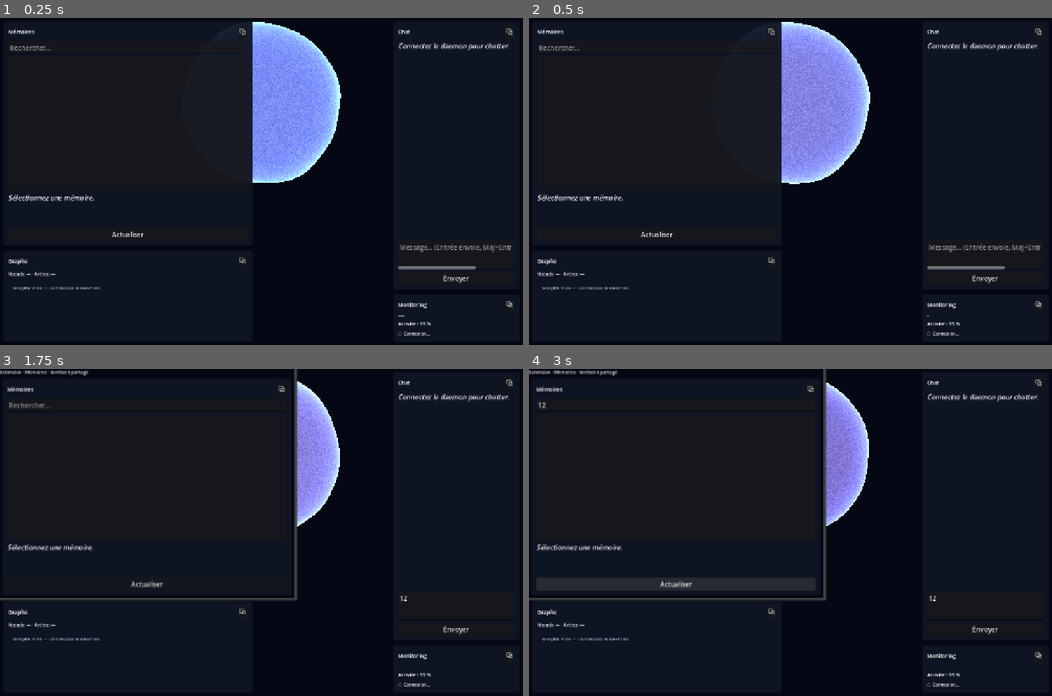
Above: before the commit, frames 1-4 (two rows, left to right).
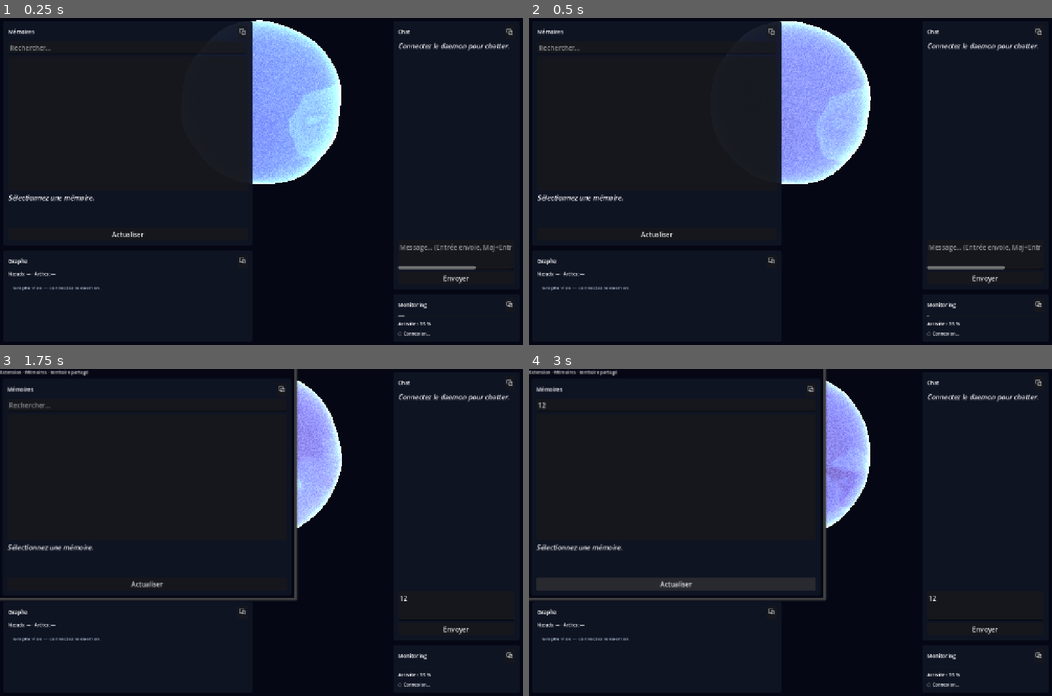
Above: after the commit, the same moments.

Repository: SovenLabs/orchestrateur
Game: Godot game, scene res://scenes/MainTerritory.tscn
Same seed, same stepped clock (60 frames per second), same inputs: the game is played once before the commit and once after it.
Inputs (mouse positions are in pixels of both pictures, inside the frame that each line leads up to):
- Up to frame 1 (0.25 s): no input
- Up to frame 2 (0.5 s): no input
- Up to frame 3 (1.75 s): click (125, 398) at 0.52 s; type "12" at 0.6 s; click (455, 604) at 0.75 s; type "12" at 0.83 s; click "⧉" at 1.25 s
- Up to frame 4 (3 s): click (675, 404) at 2.02 s; type "12" at 2.1 s; click "Actualiser" at 2.75 s

The runs differ from the first frame. In frame 1, 3.9% of the frame differs, in the area x 48-66%, y 0-51%; in frame 2, 4.3%, in the area x 48-66%, y 1-51%; in frame 3, 1.3%; in frame 4, 1.5%.
Error after the commit: Parse Error: Only identifier, attribute access, and subscription access can be used as assignment target. (res://scripts/brain_visual_fx.gd:51)

Commit message:
feat(godot): Plexus shader, particules pro et post-processing glow
- Shader organique type Plexus (fbm + filaments proceduraux)
- Particules additives avec attractor assimilation (Godotneers-style)
- Post FX HDR reactif via brain_visual_fx.gd (glow/bloom)

Diff:
--- a/territoire-graphique/godot-project/scenes/BrainSphere.tscn
+++ b/territoire-graphique/godot-project/scenes/BrainSphere.tscn
@@ -12,6 +12,7 @@
 shader_parameter/swirl = 0.0
 shader_parameter/living = 1.0
 shader_parameter/refraction_strength = 0.04
+shader_parameter/plexus_strength = 0.85
 
 [sub_resource type="SphereMesh" id="SphereMesh_brain"]
 radius = 1.0
@@ -31,6 +32,8 @@
 initial_velocity_min = 0.15
 initial_velocity_max = 0.6
 gravity = Vector3(0, 0, 0)
+orbit_velocity_min = 0.08
+orbit_velocity_max = 0.25
 scale_min = 0.015
 scale_max = 0.05
 
@@ -44,6 +47,7 @@
 radial_accel_min = -4.0
 radial_accel_max = -2.5
 gravity = Vector3(0, 0, 0)
+attractor_interaction_enabled = true
 scale_min = 0.02
 scale_max = 0.055
 
@@ -64,6 +68,12 @@
 [node name="Mesh" type="MeshInstance3D" parent="."]
 mesh = SubResource("SphereMesh_brain")
 material_override = SubResource("ShaderMaterial_brain")
+
+[node name="AssimAttractor" type="GPUParticlesAttractor3D" parent="."]
+transform = Transform3D(1, 0, 0, 0, 1, 0, 0, 0, 1, 0, 0, 0)
+strength = 0.0
+attenuation = 1.2
+radius = 2.2
 
 [node name="ParticlesIdle" type="GPUParticles3D" parent="."]
 amount = 60
--- a/territoire-graphique/godot-project/scenes/MainTerritory.tscn
+++ b/territoire-graphique/godot-project/scenes/MainTerritory.tscn
@@ -1,6 +1,7 @@
-[gd_scene load_steps=10 format=3 uid="uid://main_territory_p17"]
+[gd_scene load_steps=11 format=3 uid="uid://main_territory_p17"]
 
 [ext_resource type="Script" path="res://scripts/main.gd" id="1_main"]
+[ext_resource type="Script" path="res://scripts/brain_visual_fx.gd" id="10_postfx"]
 [ext_resource type="Script" path="res://scripts/daemon_client.gd" id="9_daemon"]
 [ext_resource type="Script" path="res://scripts/territory_manager.gd" id="2_manager"]
 [ext_resource type="Script" path="res://scripts/dock_layout.gd" id="3_layout"]
@@ -29,6 +30,7 @@
 right_v = NodePath("../UI/DockRoot/HSplit/RightSplit")
 
 [node name="WorldEnvironment" type="WorldEnvironment" parent="."]
+script = ExtResource("10_postfx")
 
 [node name="DirectionalLight3D" type="DirectionalLight3D" parent="."]
 transform = Transform3D(0.866, -0.354, 0.354, 0, 0.707, 0.707, -0.5, -0.612, 0.612, 2, 4, 2)
--- a/territoire-graphique/godot-project/scripts/brain_sphere.gd
+++ b/territoire-graphique/godot-project/scripts/brain_sphere.gd
@@ -1,6 +1,6 @@
 extends Node3D
 class_name BrainSphere
-## Boule de Pixels Vivante — réactivité temps réel Phase 20.
+## Boule de Pixels Vivante — Plexus + particules pro + post FX.
 
 enum ParticleMode { IDLE, ASSIMILATION, TOOL_CALL }
 
@@ -14,10 +14,13 @@
 const MAX_TOOL_PARTICLES := 80
 const MAX_TOTAL_PARTICLES := 300
 
+const PARTICLE_SHADER := preload("res://shaders/brain_particle.gdshader")
+
 @onready var _mesh: MeshInstance3D = $Mesh
 @onready var _particles_idle: GPUParticles3D = $ParticlesIdle
 @onready var _particles_assim: GPUParticles3D = $ParticlesAssimilation
 @onready var _particles_tool: GPUParticles3D = $ParticlesTool
+@onready var _attractor: GPUParticlesAttractor3D = $AssimAttractor
 
 var activity_intensity := 0.35
 var _target_intensity := 0.35
@@ -36,16 +39,60 @@
 var _living := 1.0
 var _target_living := 1.0
 var _material: ShaderMaterial
+var _post_fx: Node = null
+
+var _idle_process: ParticleProcessMaterial
+var _assim_process: ParticleProcessMaterial
+var _tool_process: ParticleProcessMaterial
+var _idle_draw: ShaderMaterial
+var _assim_draw: ShaderMaterial
+var _tool_draw: ShaderMaterial
 
 
 func _ready() -> void:
 	_material = _mesh.material_override as ShaderMaterial
+	_duplicate_particle_materials()
+	_setup_particle_draw_materials()
+	_post_fx = get_tree().get_first_node_in_group("territory_environment")
 	_apply_shader_state()
 	var mapper := get_node_or_null("/root/VisualEventMapper")
 	if mapper:
 		mapper.visual_effect_triggered.connect(_on_visual_effect_signal)
 		mapper.effect_ready.connect(apply_visual_effect)
 		mapper.activity_level_changed.connect(_on_mapper_activity)
+
+
+func _duplicate_particle_materials() -> void:
+	if _particles_idle and _particles_idle.process_material:
+		_idle_process = _particles_idle.process_material.duplicate() as ParticleProcessMaterial
+		_particles_idle.process_material = _idle_process
+	if _particles_assim and _particles_assim.process_material:
+		_assim_process = _particles_assim.process_material.duplicate() as ParticleProcessMaterial
+		_assim_process.attractor_interaction_enabled = true
+		_particles_assim.process_material = _assim_process
+	if _particles_tool and _particles_tool.process_material:
+		_tool_process = _particles_tool.process_material.duplicate() as ParticleProcessMaterial
+		_particles_tool.process_material = _tool_process
+
+
+func _setup_particle_draw_materials() -> void:
+	_idle_draw = _make_particle_material(Color(0.3, 0.68, 1.0, 0.75))
+	_assim_draw = _make_particle_material(Color(0.45, 0.88, 1.0, 0.9))
+	_tool_draw = _make_particle_material(Color(0.95, 0.55, 0.25, 0.95))
+	if _particles_idle:
+		_particles_idle.material_override = _idle_draw
+	if _particles_assim:
+		_particles_assim.material_override = _assim_draw
+	if _particles_tool:
+		_particles_tool.material_override = _tool_draw
+
+
+func _make_particle_material(color: Color) -> ShaderMaterial:
+	var mat := ShaderMaterial.new()
+	mat.shader = PARTICLE_SHADER
+	mat.set_shader_parameter("particle_color", color)
+	mat.set_shader_parameter("softness", 0.55)
+	return mat
 
 
 func _process(delta: float) -> void:
@@ -93,6 +140,7 @@
 		_mesh.position = Vector3.ZERO
 
 	_apply_shader_state()
+	_update_post_fx()
 	_update_particles()
 
 
@@ -186,6 +234,13 @@
 	_material.set_shader_parameter("swirl", swirl_val)
 	var refract := 0.02 if _degraded else 0.04 + _display_intensity * 0.03
 	_material.set_shader_parameter("refraction_strength", refract)
+	var plexus := 0.35 if _degraded else 0.65 + _display_intensity * 0.85 + swirl_val * 0.35
+	_material.set_shader_parameter("plexus_strength", plexus)
+
+
+func _update_post_fx() -> void:
+	if _post_fx and _post_fx.has_method("set_activity"):
+		_post_fx.set_activity(_display_intensity, _stress)
 
 
 func _update_particles() -> void:
@@ -195,6 +250,19 @@
 	_update_idle_particles(t, budget)
 	_update_assimilation_particles(t, budget)
 	_update_tool_particles(t, budget)
+	_update_particle_colors(t)
+
+
+func _update_particle_colors(t: float) -> void:
+	if _idle_draw:
+		var idle_col := Color(0.25, 0.55, 1.0, 0.65).lerp(Color(0.4, 0.82, 1.0, 0.85), t)
+		if _degraded:
+			idle_col = idle_col.lerp(Color(0.45, 0.4, 0.25, 0.45), 0.6)
+		_idle_draw.set_shader_parameter("particle_color", idle_col)
+	if _assim_draw:
+		_assim_draw.set_shader_parameter("particle_color", Color(0.5, 0.92, 1.0, 0.85 + t * 0.1))
+	if _tool_draw:
+		_tool_draw.set_shader_parameter("particle_color", Color(1.0, 0.6, 0.2, 0.9))
 
 
 func _update_idle_particles(t: float, budget: int) -> void:
@@ -214,14 +282,15 @@
 		amount = int(amount * 1.15)
 	_particles_idle.amount = mini(amount, budget)
 
-	var process_mat: ParticleProcessMaterial = _particles_idle.process_material
-	if process_mat:
-		process_mat.emission_sphere_radius = lerpf(1.05, 1.4, t)
-		process_mat.initial_velocity_min = lerpf(0.08, 0.5, t)
-		process_mat.initial_velocity_max = lerpf(0.25, 1.2, t)
-		process_mat.scale_min = lerpf(0.012, 0.03, t)
-		process_mat.scale_max = lerpf(0.03, 0.07, t)
-	var speed := lerpf(0.35, 1.4, t)
+	if _idle_process:
+		_idle_process.emission_sphere_radius = lerpf(1.05, 1.45, t)
+		_idle_process.initial_velocity_min = lerpf(0.08, 0.55, t)
+		_idle_process.initial_velocity_max = lerpf(0.25, 1.3, t)
+		_idle_process.scale_min = lerpf(0.012, 0.03, t)
+		_idle_process.scale_max = lerpf(0.03, 0.075, t)
+		_idle_process.orbit_velocity_min = lerpf(0.05, 0.2, t)
+		_idle_process.orbit_velocity_max = lerpf(0.15, 0.45, t)
+	var speed := lerpf(0.35, 1.5, t)
 	if _degraded:
 		speed *= 0.35
 	_particles_idle.speed_scale = speed
@@ -232,6 +301,8 @@
 		return
 	var active := _particle_mode == ParticleMode.ASSIMILATION or _swirl_timer > 0.0
 	_particles_assim.emitting = active
+	if _attractor:
+		_attractor.strength = lerpf(0.0, 2.8, t) if active else 0.0
 	if not active:
 		_particles_assim.amount = 0
 		return
@@ -241,14 +312,13 @@
 		amount = int(amount * 1.3)
 	_particles_assim.amount = mini(amount, budget)
 
-	var process_mat: ParticleProcessMaterial = _particles_assim.process_material
-	if process_mat:
-		process_mat.emission_sphere_radius = lerpf(1.35, 1.75, t)
-		process_mat.radial_accel_min = lerpf(-3.5, -6.0, t)
-		process_mat.radial_accel_max = lerpf(-2.0, -4.5, t)
-		process_mat.initial_velocity_min = 0.05
-		process_mat.initial_velocity_max = lerpf(0.2, 0.8, t)
-	_particles_assim.speed_scale = lerpf(1.0, 2.2, t)
+	if _assim_process:
+		_assim_process.emission_sphere_radius = lerpf(1.4, 1.85, t)
+		_assim_process.radial_accel_min = lerpf(-4.5, -7.0, t)
+		_assim_process.radial_accel_max = lerpf(-2.5, -5.0, t)
+		_assim_process.initial_velocity_min = 0.04
+		_assim_process.initial_velocity_max = lerpf(0.15, 0.75, t)
+	_particles_assim.speed_scale = lerpf(1.0, 2.4, t)
 
 
 func _update_tool_particles(t: float, _budget: int) -> void:
@@ -259,9 +329,8 @@
 			_particles_tool.emitting = false
 		return
 
-	var process_mat: ParticleProcessMaterial = _particles_tool.process_material
-	if process_mat:
-		process_mat.emission_sphere_radius = lerpf(0.9, 1.1, t)
-		process_mat.initial_velocity_min = lerpf(1.5, 3.5, t)
-		process_mat.initial_velocity_max = lerpf(3.0, 6.0, t)
-	_particles_tool.speed_scale = lerpf(1.8, 3.5, t)
+	if _tool_process:
+		_tool_process.emission_sphere_radius = lerpf(0.9, 1.15, t)
+		_tool_process.initial_velocity_min = lerpf(1.5, 3.8, t)
+		_tool_process.initial_velocity_max = lerpf(3.0, 6.5, t)
+	_particles_tool.speed_scale = lerpf(1.8, 3.8, t)
--- /dev/null
+++ b/territoire-graphique/godot-project/scripts/brain_visual_fx.gd
@@ -0,0 +1,58 @@
+extends WorldEnvironment
+## Pilote le post-processing (glow HDR) selon l'activité de la boule.
+
+@export var base_glow_intensity := 0.55
+@export var max_glow_intensity := 1.35
+@export var base_bloom := 0.08
+@export var max_bloom := 0.22
+
+var _target_intensity := 0.55
+var _target_bloom := 0.08
+
+
+func _ready() -> void:
+	add_to_group("territory_environment")
+	if not environment:
+		environment = Environment.new()
+		_configure_environment(environment)
+	_apply_glow(_target_intensity, _target_bloom)
+
+
+func set_activity(intensity: float, stress: float = 0.0) -> void:
+	var t := clampf(intensity, 0.0, 1.0)
+	_target_intensity = lerpf(base_glow_intensity, max_glow_intensity, t)
+	_target_bloom = lerpf(base_bloom, max_bloom, t)
+	if stress > 0.4:
+		_target_intensity = lerpf(_target_intensity, _target_intensity * 0.7, stress)
+		_target_bloom = lerpf(_target_bloom, _target_bloom * 1.25, stress * 0.5)
+
+
+func _process(delta: float) -> void:
+	if not environment:
+		return
+	var current := environment.glow_intensity
+	var current_bloom := environment.glow_bloom
+	environment.glow_intensity = lerpf(current, _target_intensity, delta * 4.0)
+	environment.glow_bloom = lerpf(current_bloom, _target_bloom, delta * 4.0)
+
+
+func _configure_environment(env: Environment) -> void:
+	env.background_mode = Environment.BG_COLOR
+	env.background_color = Color(0.02, 0.03, 0.08)
+	env.tonemap_mode = Environment.TONE_MAPPER_FILMIC
+	env.tonemap_exposure = 1.05
+	env.glow_enabled = true
+	env.glow_intensity = base_glow_intensity
+	env.glow_strength = 1.05
+	env.glow_bloom = base_bloom
+	env.glow_blend_mode = Environment.GLOW_BLEND_MODE_SOFTLIGHT
+	env.glow_hdr_threshold = 0.85
+	env.glow_hdr_scale = 2.0
+	env.glow_levels/1 = true
+	env.glow_levels/2 = true
+	env.glow_levels/3 = true
+	env.glow_levels/4 = false
+	env.adjustment_enabled = true
+	env.adjustment_brightness = 1.0
+	env.adjustment_contrast = 1.05
+	env.adjustment_saturation = 1.12
--- a/territoire-graphique/godot-project/shaders/brain_living_shader.gdshader
+++ b/territoire-graphique/godot-project/shaders/brain_living_shader.gdshader
@@ -7,33 +7,88 @@
 uniform float swirl : hint_range(0.0, 1.0) = 0.0;
 uniform float living : hint_range(0.0, 1.0) = 1.0;
 uniform float refraction_strength : hint_range(0.0, 0.15) = 0.04;
+uniform float plexus_strength : hint_range(0.0, 2.0) = 0.85;
 
-// vFinal — surface vivante, réfraction légère, glow réactif à l'activité
+// Inspiré Plexus (FencerDevLog) + composite procédural — surface organique vivante
+float hash31(vec3 p) {
+	p = fract(p * 0.3183099 + vec3(0.1, 0.2, 0.3));
+	p += dot(p, p.yzx + 19.19);
+	return fract((p.x + p.y) * p.z);
+}
+
+float noise3(vec3 p) {
+	vec3 i = floor(p);
+	vec3 f = fract(p);
+	f = f * f * (3.0 - 2.0 * f);
+	float n000 = hash31(i);
+	float n100 = hash31(i + vec3(1.0, 0.0, 0.0));
+	float n010 = hash31(i + vec3(0.0, 1.0, 0.0));
+	float n110 = hash31(i + vec3(1.0, 1.0, 0.0));
+	float n001 = hash31(i + vec3(0.0, 0.0, 1.0));
+	float n101 = hash31(i + vec3(1.0, 0.0, 1.0));
+	float n011 = hash31(i + vec3(0.0, 1.0, 1.0));
+	float n111 = hash31(i + vec3(1.0, 1.0, 1.0));
+	float nx00 = mix(n000, n100, f.x);
+	float nx10 = mix(n010, n110, f.x);
+	float nx01 = mix(n001, n101, f.x);
+	float nx11 = mix(n011, n111, f.x);
+	float nxy0 = mix(nx00, nx10, f.y);
+	float nxy1 = mix(nx01, nx11, f.y);
+	return mix(nxy0, nxy1, f.z);
+}
+
+float fbm(vec3 p) {
+	float v = 0.0;
+	float a = 0.5;
+	for (int i = 0; i < 4; i++) {
+		v += a * noise3(p);
+		p *= 2.1;
+		a *= 0.5;
+	}
+	return v;
+}
+
+// Réseau plexus procédural sur la sphère (filaments + nœuds)
+float plexus_filaments(vec3 dir, float t) {
+	vec3 flow = dir * 3.5 + vec3(t * 0.12, t * 0.09, t * 0.11);
+	float field = fbm(flow);
+	float lines_a = smoothstep(0.52, 0.54, field) + smoothstep(0.68, 0.695, field);
+	float lines_b = smoothstep(0.38, 0.395, fbm(flow * 1.7 + vec3(2.1, 0.4, 1.8)));
+	float pulse = 0.65 + 0.35 * sin(t * 2.8 + field * 9.0);
+	return (lines_a + lines_b * 0.6) * pulse;
+}
+
 void vertex() {
 	vec3 p = VERTEX;
-	float ripple1 = sin(p.x * 5.0 + time * 1.35) * cos(p.y * 4.6 + time * 0.95);
-	float ripple2 = sin(p.z * 6.2 + time * 1.1 + activity * 4.0) * sin(p.x * 3.4 + activity * 2.2);
-	float ripple3 = cos(p.y * 7.0 + time * 0.65) * cos(p.z * 3.1 + time * 0.8);
-	float organic = (ripple1 + ripple2 + ripple3) / 3.0;
-	float living_wave = living * sin(time * 2.2 + p.y * 9.0 + p.x * 4.0) * 0.018;
-	float swirl_warp = swirl * sin(time * 5.0 + p.y * 8.5) * 0.05;
-	VERTEX += NORMAL * (organic * activity * 0.11 + living_wave + swirl_warp);
+	vec3 dir = normalize(VERTEX);
+	float t = time;
+
+	float organic = fbm(dir * 2.8 + vec3(t * 0.35, t * 0.28, t * 0.22));
+	float ripple = sin(p.x * 5.0 + t * 1.35) * cos(p.y * 4.6 + t * 0.95);
+	float living_wave = living * sin(t * 2.2 + p.y * 9.0 + p.x * 4.0) * 0.02;
+	float swirl_warp = swirl * sin(t * 5.0 + p.y * 8.5) * 0.055;
+	float displacement = organic * activity * 0.14 + ripple * activity * 0.04 + living_wave + swirl_warp;
+	VERTEX += NORMAL * displacement;
 }
 
 void fragment() {
-	float fresnel = pow(1.0 - abs(dot(NORMAL, VIEW)), 3.0);
-	float pulse = 0.5 + 0.5 * sin(time * (2.5 + activity * 6.0));
-	float breathe = 0.5 + 0.5 * sin(time * 1.4 + activity * 2.0);
+	vec3 dir = normalize(VERTEX);
+	float t = time;
+	float fresnel = pow(1.0 - abs(dot(NORMAL, VIEW)), 3.2);
+	float pulse = 0.5 + 0.5 * sin(t * (2.5 + activity * 6.0));
+	float breathe = 0.5 + 0.5 * sin(t * 1.4 + activity * 2.0);
 
-	// Réfraction simulée — décalage UV selon normale et temps
-	vec2 refract_uv = UV + NORMAL.xy * refraction_strength * (0.6 + activity * 0.8) * sin(time * 3.5 + UV.x * 12.0);
-	float pixel1 = fract(sin(dot(refract_uv * vec2(150.0, 110.0) + time * 0.6, vec2(12.9898, 78.233))) * 43758.5453);
-	float pixel2 = fract(sin(dot(refract_uv * vec2(85.0, 65.0) - time * 0.75, vec2(39.3468, 11.135))) * 22578.1459);
+	vec2 refract_uv = UV + NORMAL.xy * refraction_strength * (0.6 + activity * 0.8) * sin(t * 3.5 + UV.x * 12.0);
+	float pixel1 = fract(sin(dot(refract_uv * vec2(150.0, 110.0) + t * 0.6, vec2(12.9898, 78.233))) * 43758.5453);
+	float pixel2 = fract(sin(dot(refract_uv * vec2(85.0, 65.0) - t * 0.75, vec2(39.3468, 11.135))) * 22578.1459);
 	float pixels = (pixel1 + pixel2) * 0.5;
+
+	float veins = plexus_filaments(dir, t) * plexus_strength * (0.35 + activity * 0.9);
 
 	vec3 cold = vec3(0.02, 0.07, 0.36);
 	vec3 warm = vec3(0.22, 0.58, 1.0);
 	vec3 hot = vec3(0.5, 0.9, 1.0);
+	vec3 vein_col = vec3(0.35, 0.78, 1.0);
 	vec3 degraded_col = vec3(0.45, 0.38, 0.22);
 	vec3 error_col = vec3(0.88, 0.2, 0.12);
 
@@ -41,13 +96,15 @@
 	base = mix(base, hot, activity * activity * pulse);
 	base = mix(base, error_col, stress * 0.75);
 	base = mix(base, degraded_col, stress * 0.35 * (1.0 - activity));
+	base += vein_col * veins * (0.5 + swirl * 0.4);
 
-	float glow_power = 1.15 + activity * 2.2 + fresnel * (0.8 + activity * 1.1) + breathe * activity * 0.35;
-	vec3 edge = vec3(0.2, 0.52, 1.0) * fresnel * (0.7 + activity * 1.1);
+	float glow_power = 1.15 + activity * 2.4 + fresnel * (0.85 + activity * 1.2) + breathe * activity * 0.4;
+	vec3 edge = vec3(0.2, 0.55, 1.0) * fresnel * (0.75 + activity * 1.15);
+	vec3 chroma = vec3(0.08, 0.14, 0.22) * fresnel * swirl;
 	vec3 core_glow = base * glow_power;
-	vec3 pixel_glow = vec3(pixels * 0.32 * (0.4 + activity));
+	vec3 pixel_glow = vec3(pixels * 0.34 * (0.4 + activity));
 
-	vec3 glow = core_glow + edge + pixel_glow;
+	vec3 glow = core_glow + edge + pixel_glow + chroma;
 	ALBEDO = glow;
-	EMISSION = glow * (1.35 + activity * 1.8 + fresnel * 0.65 + swirl * 0.25);
+	EMISSION = glow * (1.45 + activity * 2.0 + fresnel * 0.75 + swirl * 0.3 + veins * 0.5);
 }
--- /dev/null
+++ b/territoire-graphique/godot-project/shaders/brain_particle.gdshader
@@ -0,0 +1,18 @@
+shader_type spatial;
+render_mode blend_add, unshaded, cull_disabled, depth_draw_never, transparency_alpha;
+
+uniform vec4 particle_color : source_color = vec4(0.35, 0.72, 1.0, 0.85);
+uniform float softness : hint_range(0.0, 1.0) = 0.65;
+
+// Particules additives douces (Godotneers-style glow particles)
+void fragment() {
+	vec2 uv = UV * 2.0 - 1.0;
+	float dist = length(uv);
+	float core = smoothstep(1.0, 0.0, dist);
+	float halo = smoothstep(1.0, softness, dist);
+	float alpha = core * halo * particle_color.a;
+	vec3 col = particle_color.rgb * (core + halo * 0.35);
+	ALBEDO = col;
+	ALPHA = alpha;
+	EMISSION = col * 1.6;
+}
Not shown: 1 places in territoire-graphique/godot-project/scenes/BrainSphere.tscn that only renumber resources
